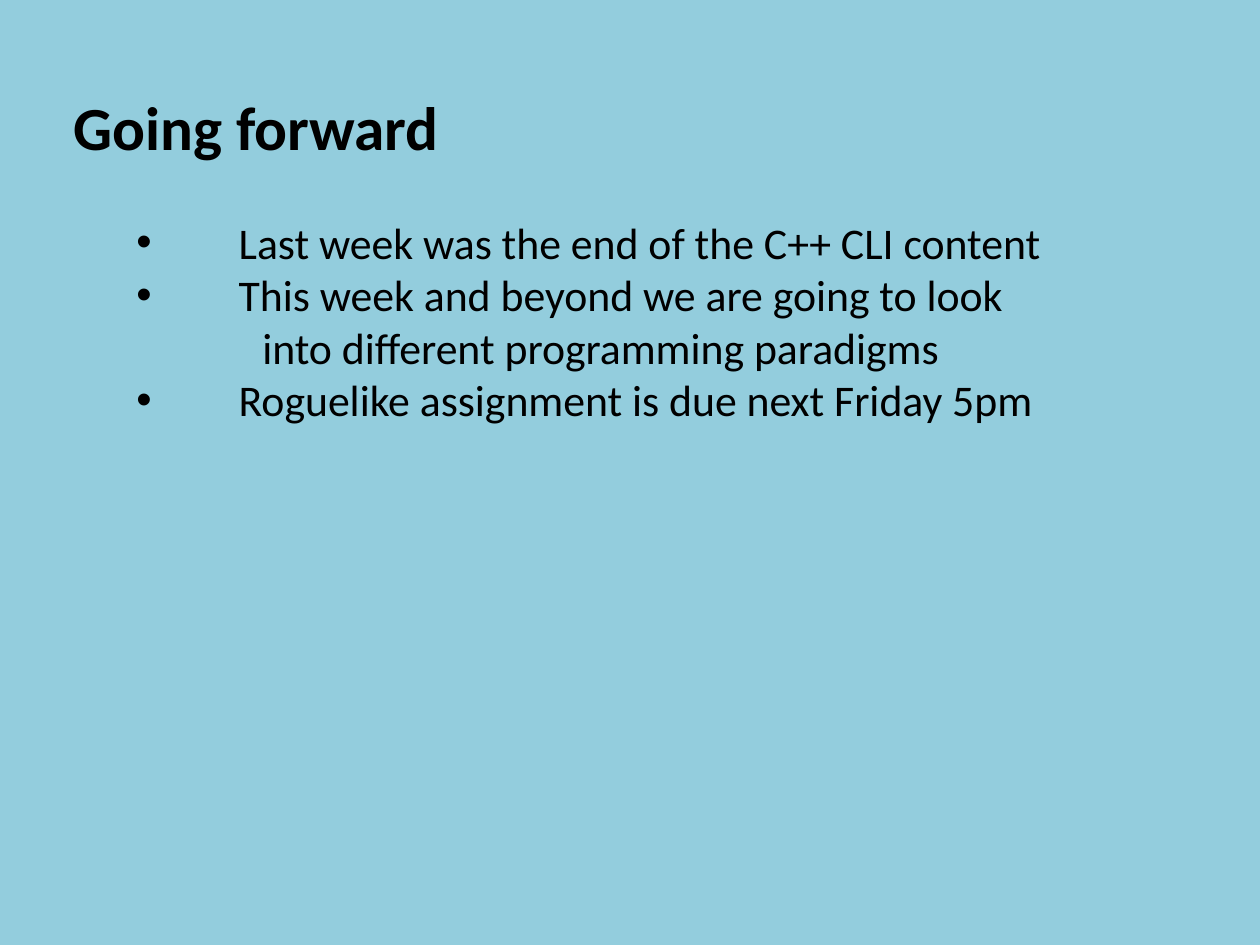
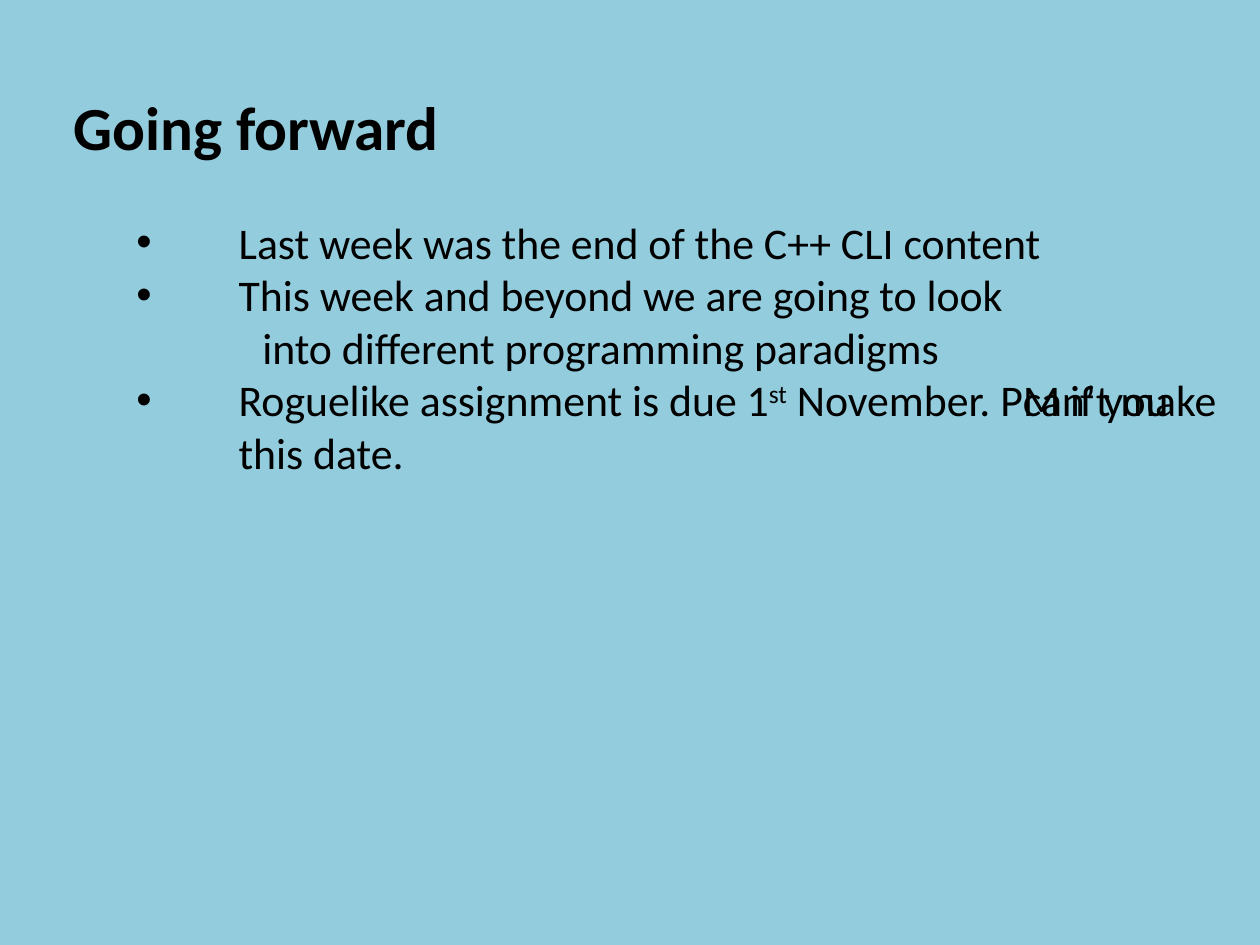
Before and after one commit to szetko/course-materials, a slide deck: slide 2 of Programming 4/11.1 Intro to Programming Paradigms/11.1 Intro to Programming Paradigms.pptx. Drawn at 1260x945 pixels with LibreOffice and Linux fonts; fonts in the diff are those of the drawing. Boxes give left, top, right and bottom in pixels: in the first picture for what was removed or moved away, otherwise in the second. Text is boxed around its words. In the diff, an @@ line names an element or a change of style, - is before the commit and + after.

```diff
--- a/Programming 4/11.1 Intro to Programming Paradigms/11.1 Intro to Programming Paradigms.pptx
+++ b/Programming 4/11.1 Intro to Programming Paradigms/11.1 Intro to Programming Paradigms.pptx
@@ text at (239, 385, 1216, 470): text changed @@
-    • Roguelike assignment is due next Friday 5pm
+    • Roguelike assignment is due 1st November. PM if you can’t make this date.
```
Also in this commit, not shown: 3 other files.
